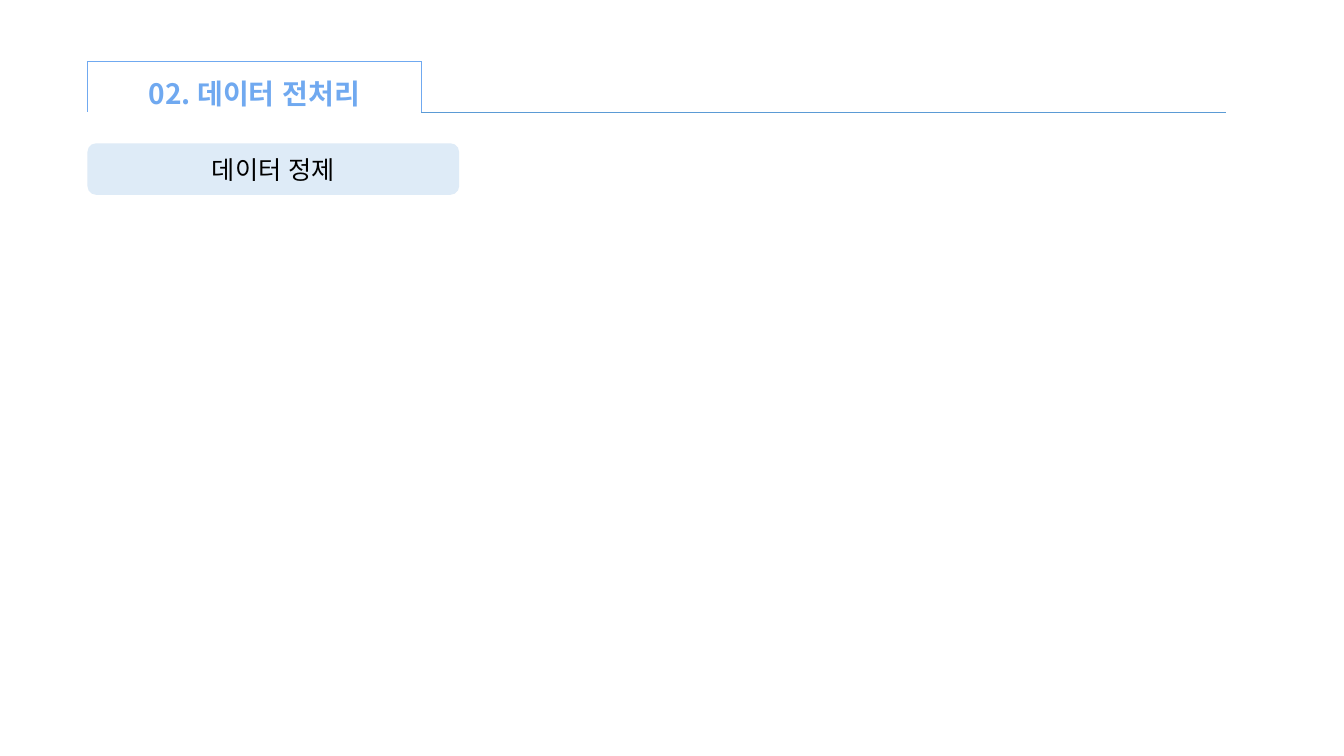
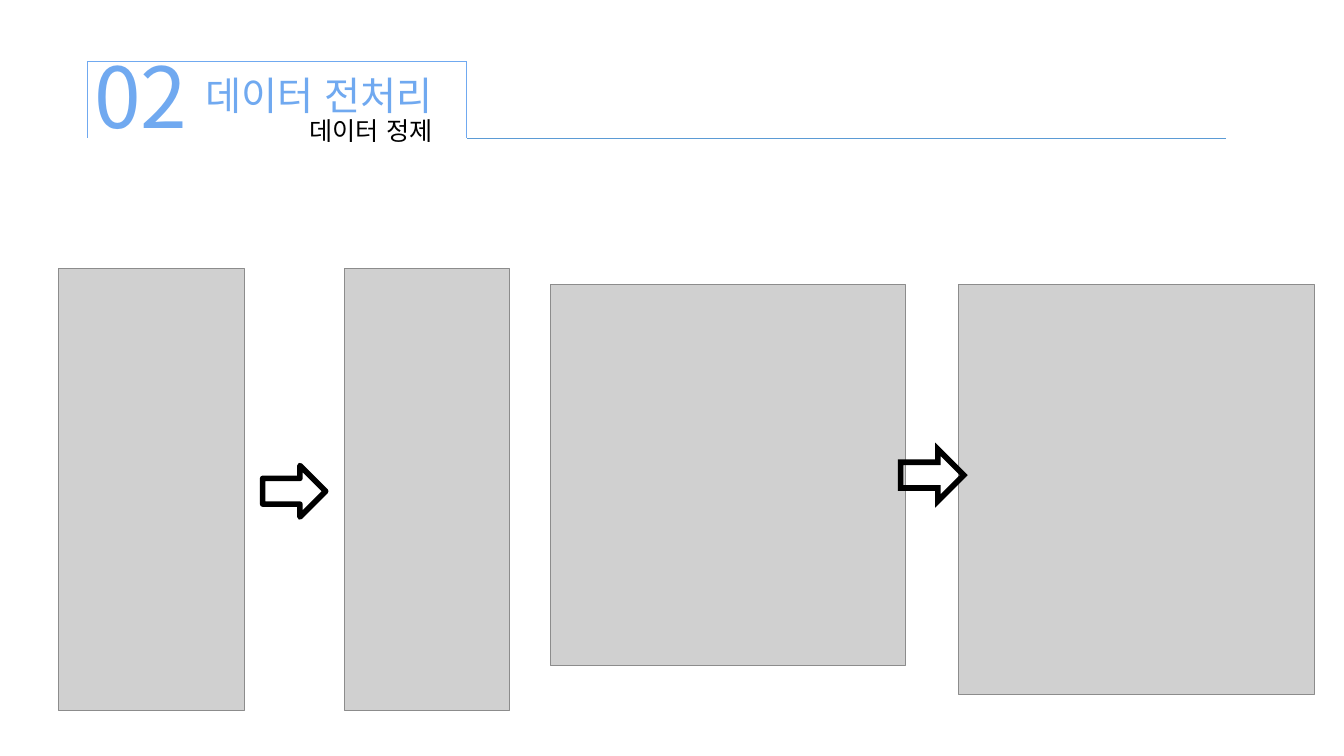
Before and after one commit to xddongx/flexink, a slide deck: slide 10 of titanic/titanic.pptx (slide 14 before the commit). Drawn at 1344x756 pixels with LibreOffice and Linux fonts; fonts in the diff are those of the drawing; grey boxes stand for pictures. Boxes give left, top, right and bottom in pixels: in the first picture for what was removed or moved away, otherwise in the second. Text is boxed around its words. In the diff, an @@ line names an element or a change of style, - is before the commit and + after.

```diff
--- a/titanic/titanic.pptx
+++ b/titanic/titanic.pptx
@@ right bracket resized from (x1=87, y1=61, x2=421, y2=111) to (x1=88, y1=62, x2=467, y2=138) @@
@@ text added at (x1=94, y1=61, x2=187, y2=129), 60 pt, text #70A9F0 @@
+02
@@ text at (x1=206, y1=77, x2=433, y2=121): text changed; size 20 to 28 pt; bold off @@
-02. 데이터 전처리
+데이터 전처리
@@ text "데이터 정제" moved from (x1=212, y1=158, x2=334, y2=181) to (x1=310, y1=119, x2=432, y2=142) @@
@@ rounded rectangle removed at (x1=88, y1=143, x2=460, y2=195) @@
@@ line moved from (421, 112) - (1226, 112) to (467, 138) - (1226, 138) @@
@@ picture added at (x1=58, y1=268, x2=245, y2=710) @@
@@ picture added at (x1=344, y1=268, x2=509, y2=710) @@
@@ picture added at (x1=551, y1=284, x2=906, y2=665) @@
@@ picture added at (x1=959, y1=284, x2=1315, y2=694) @@
@@ right arrow added at (x1=263, y1=466, x2=326, y2=517), outline #000000 4 pt @@
@@ right arrow added at (x1=901, y1=450, x2=964, y2=501), outline #000000 4 pt @@
```
Also in this commit, not shown: 12 other slides changed, 5 slides added, 10 slides removed, 13 other files.
